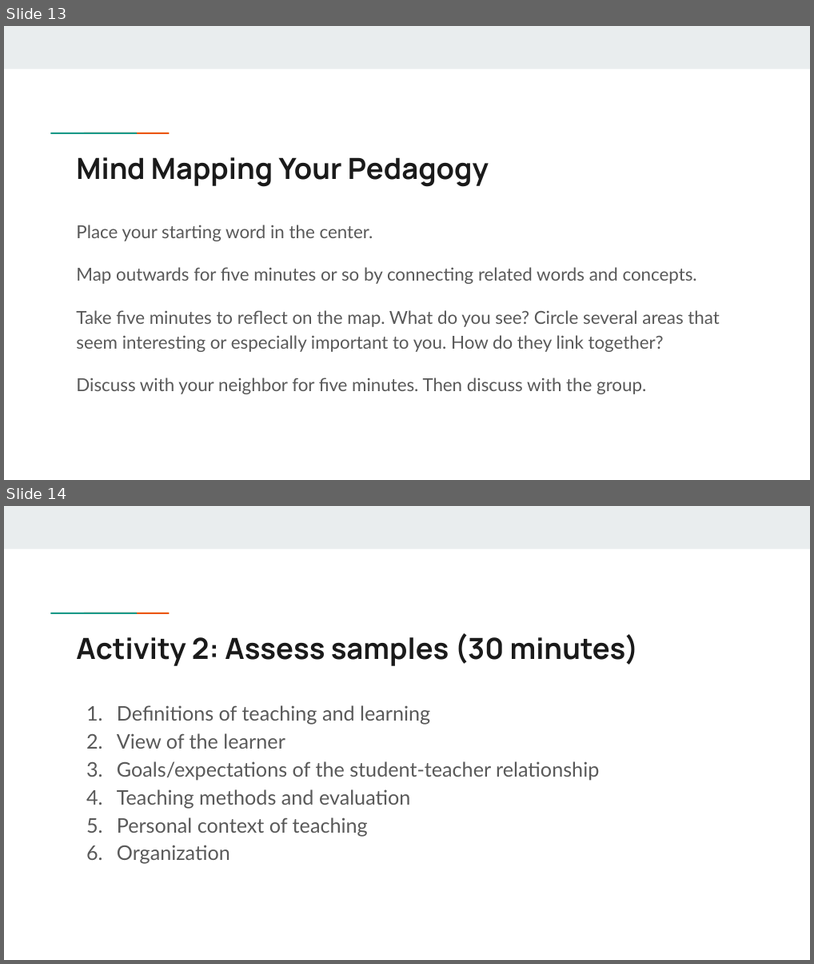
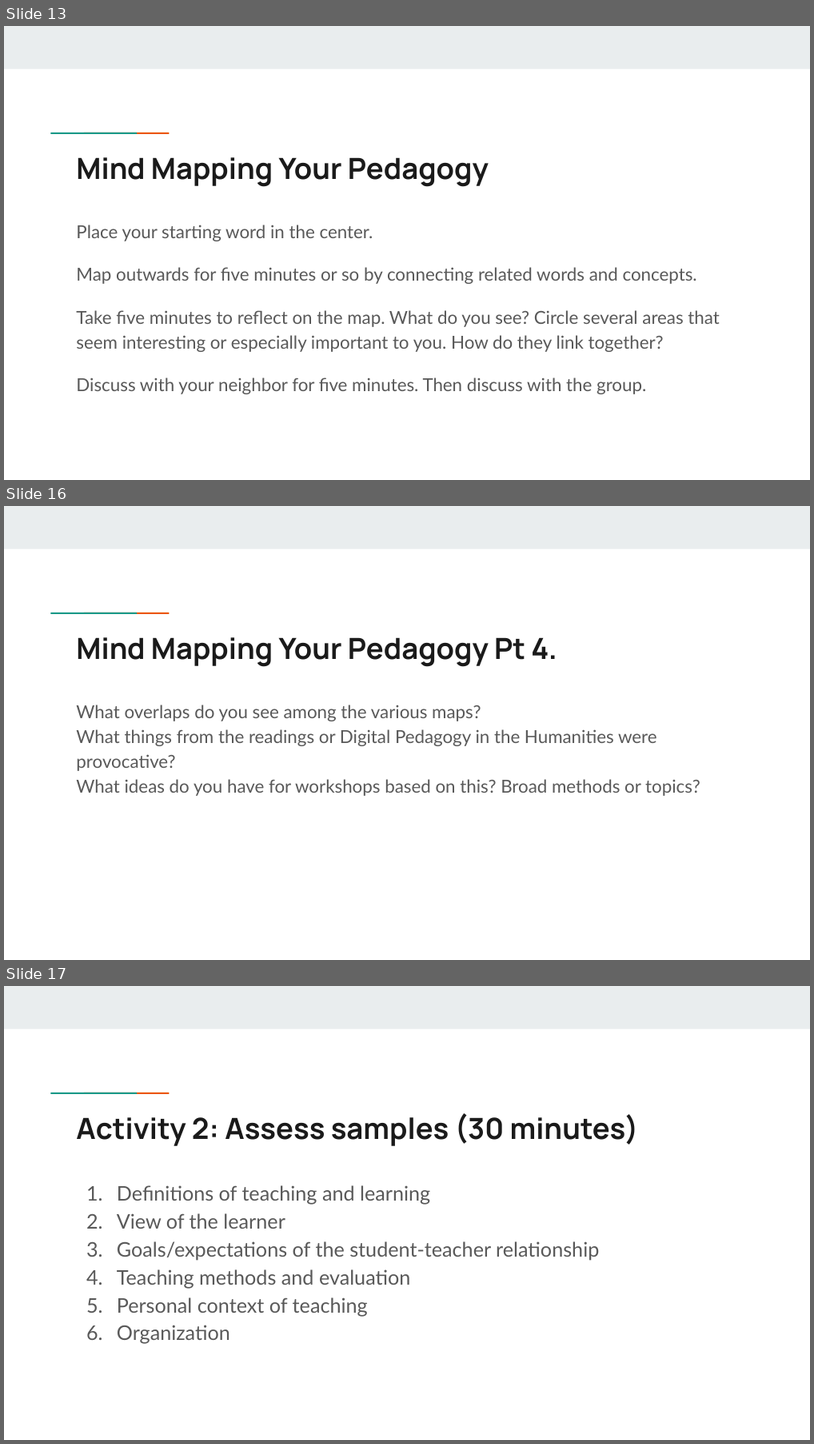
Before and after one commit to scholarslab/praxis, a slide deck: assets/mind-mapping-your-pedagogy.pptx. Shown one above the other, each under a label of ours: slides 13 and 14 before the commit, slides 13, 16 and 17 after it; the slides between them are not shown. The pictures are 814x964 and 814x1444 pixels, drawn with LibreOffice and Linux fonts; fonts in the diff are those of the drawing. Boxes give left, top, right and bottom in pixels: in the first picture for what was removed or moved away, otherwise in the second. Text is boxed around its words. In the diff, an @@ line names an element or a change of style, - is before the commit and + after.

```diff
--- a/assets/mind-mapping-your-pedagogy.pptx
+++ b/assets/mind-mapping-your-pedagogy.pptx
@@ slide 16 added at [4, 506, 810, 960], background #FFFFFF; not listed: 3 template elements that a slide beside it also shows @@
@@ title added at [76, 637, 557, 667], 26 pt, text #1A1A1A, bold @@
+Mind Mapping Your Pedagogy Pt 4.
@@ text added at [76, 704, 701, 796], 16 pt, text #595959 @@
+What overlaps do you see among the various maps?
+What things from the readings or Digital Pedagogy in the Humanities were provocative?
+What ideas do you have for workshops based on this? Broad methods or topics?
@@ what was slide 14 is now slide 17 @@
```
Also in this commit, not shown: 2 slides changed, 2 other slides added, 2 other files.
